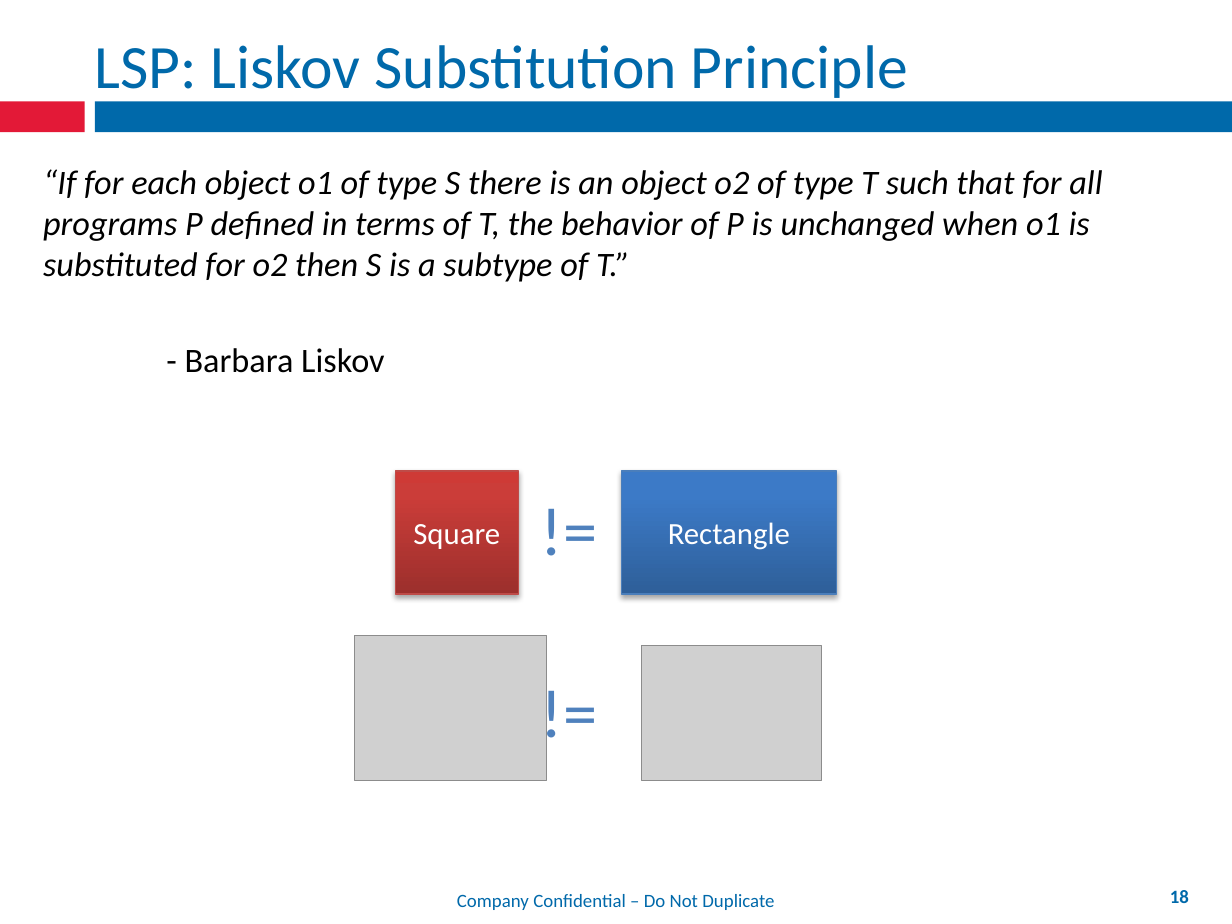
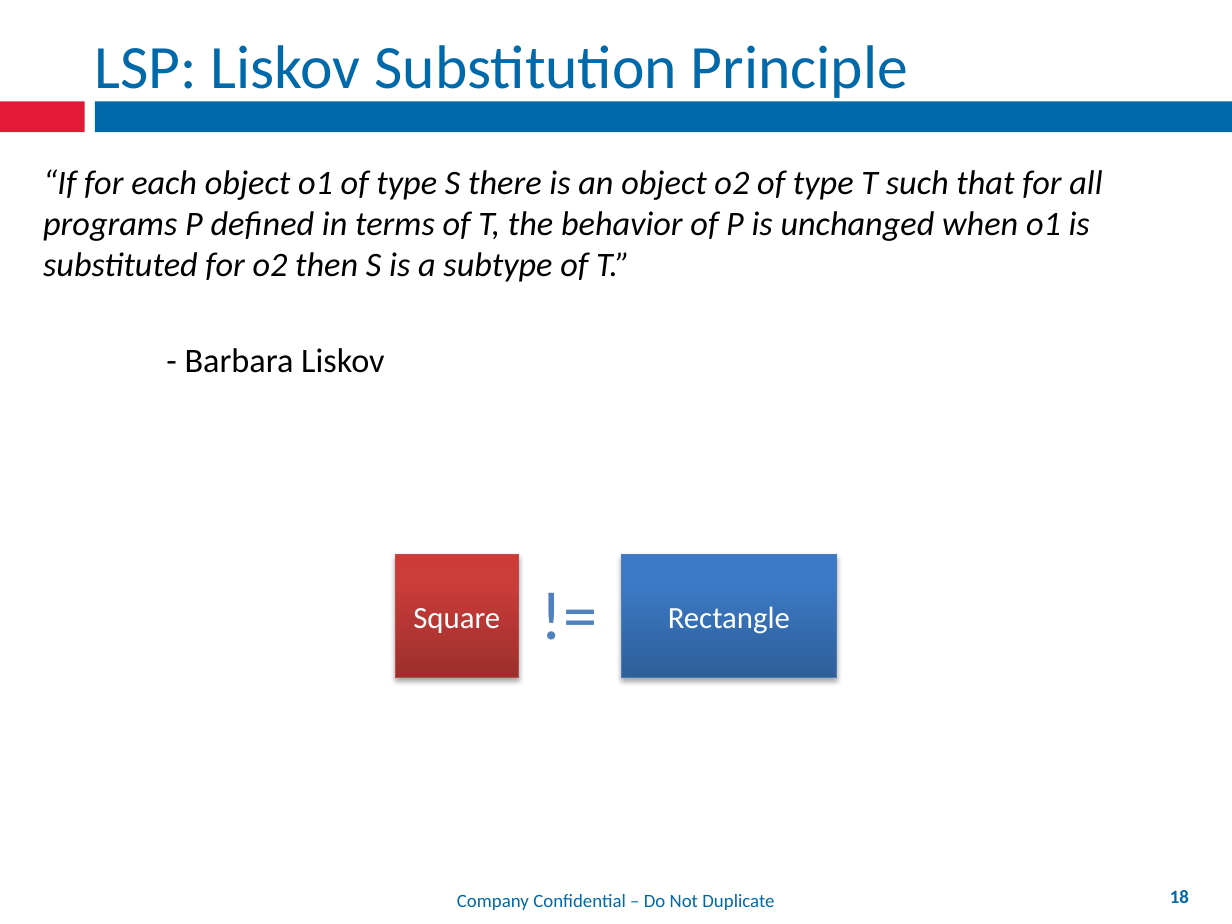
Before and after one commit to mxriverlynn/presentations-and-training, a slide deck: slide 18 of SOLID Principles - Step By Step Code/SOLID Principles Presentation.pptx. Drawn at 1232x924 pixels with LibreOffice and Linux fonts; fonts in the diff are those of the drawing; grey boxes stand for pictures; background and template pictures are left out. Boxes give left, top, right and bottom in pixels: in the first picture for what was removed or moved away, otherwise in the second. Text is boxed around its words. In the diff, an @@ line names an element or a change of style, - is before the commit and + after.

Commit message:
minor tweaks to the presentation

```diff
--- a/SOLID Principles - Step By Step Code/SOLID Principles Presentation.pptx
+++ b/SOLID Principles - Step By Step Code/SOLID Principles Presentation.pptx
@@ rectangle "Square": place and size @@
-rectangle "Square" at bbox=[395, 471, 519, 594]
+rectangle "Square" at bbox=[395, 554, 519, 678]
@@ text "!=": place and size @@
-text "!=" at bbox=[529, 482, 610, 577]
+text "!=" at bbox=[529, 564, 610, 659]
@@ rectangle "Rectangle": place and size @@
-rectangle "Rectangle" at bbox=[621, 471, 837, 594]
+rectangle "Rectangle" at bbox=[621, 554, 837, 678]
@@ picture removed at bbox=[355, 636, 547, 781] @@
@@ picture removed at bbox=[642, 646, 822, 780] @@
@@ text removed at bbox=[529, 663, 610, 758] @@
-!=
```
Also in this commit, not shown: 1 other slide changed.
